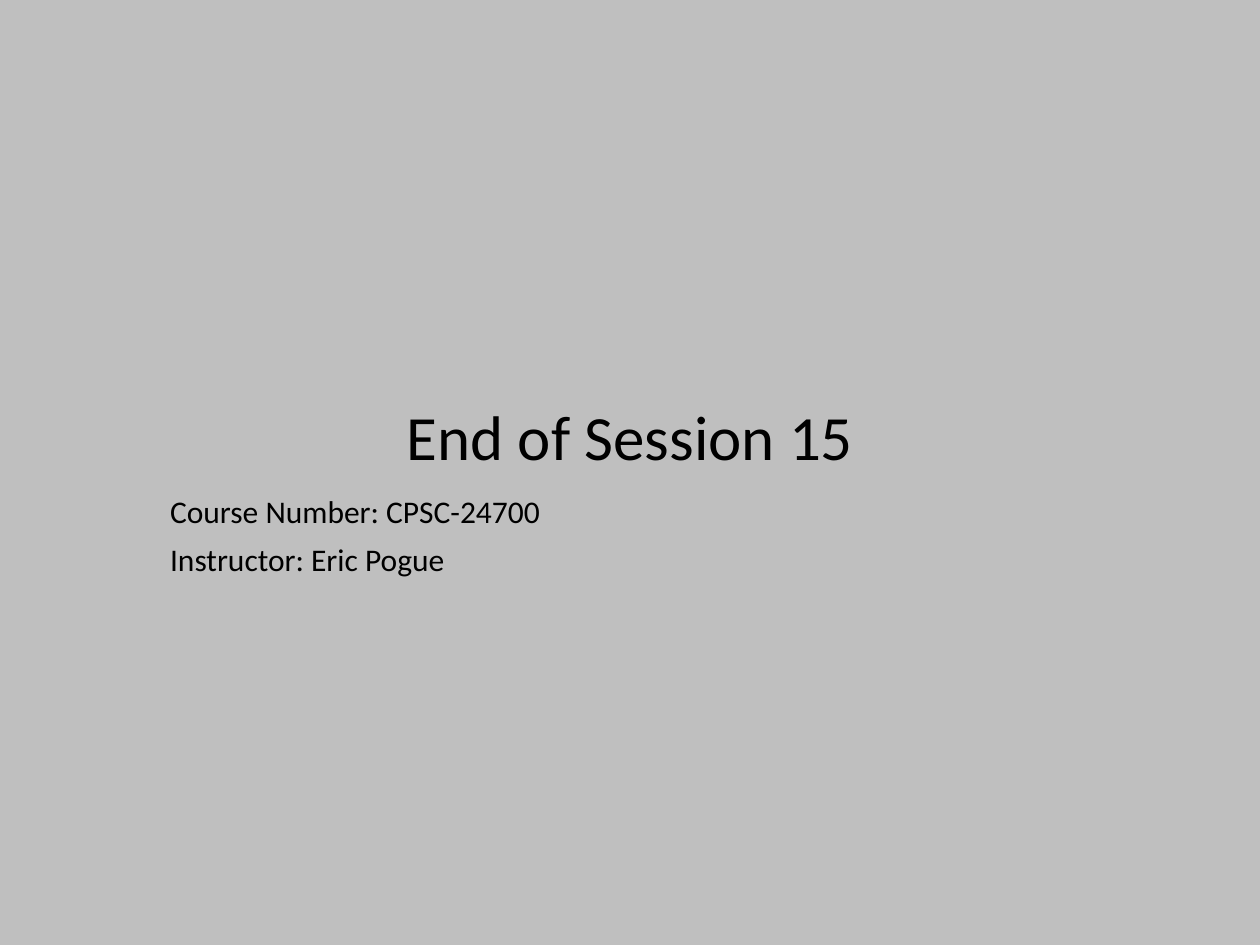
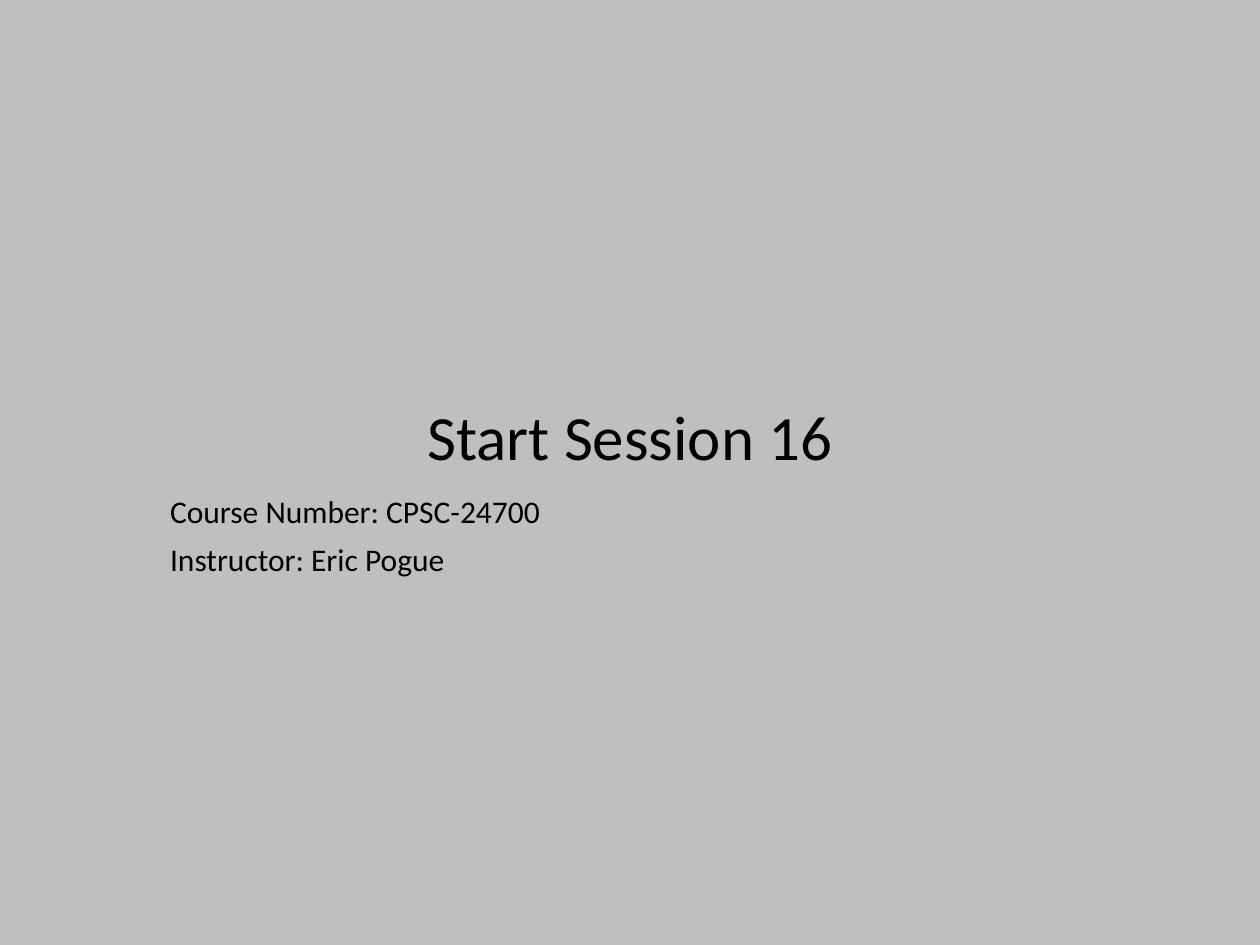
Before and after one commit to EricJPogue/www-epogue-info, a slide deck: slide 26 of CPSC-24700/Presentations/javascript-and-html.pptx. Drawn at 1260x945 pixels with LibreOffice and Linux fonts; fonts in the diff are those of the drawing. Boxes give left, top, right and bottom in pixels: in the first picture for what was removed or moved away, otherwise in the second. Text is boxed around its words. In the diff, an @@ line names an element or a change of style, - is before the commit and + after.

Commit message:
Add/update session 16 documents.

```diff
--- a/CPSC-24700/Presentations/javascript-and-html.pptx
+++ b/CPSC-24700/Presentations/javascript-and-html.pptx
@@ title at box(427, 416, 832, 461): text changed @@
-End of Session 15
+Start Session 16
```
Also in this commit, not shown: 2 other slides changed, 1 slide added, 6 other files.
